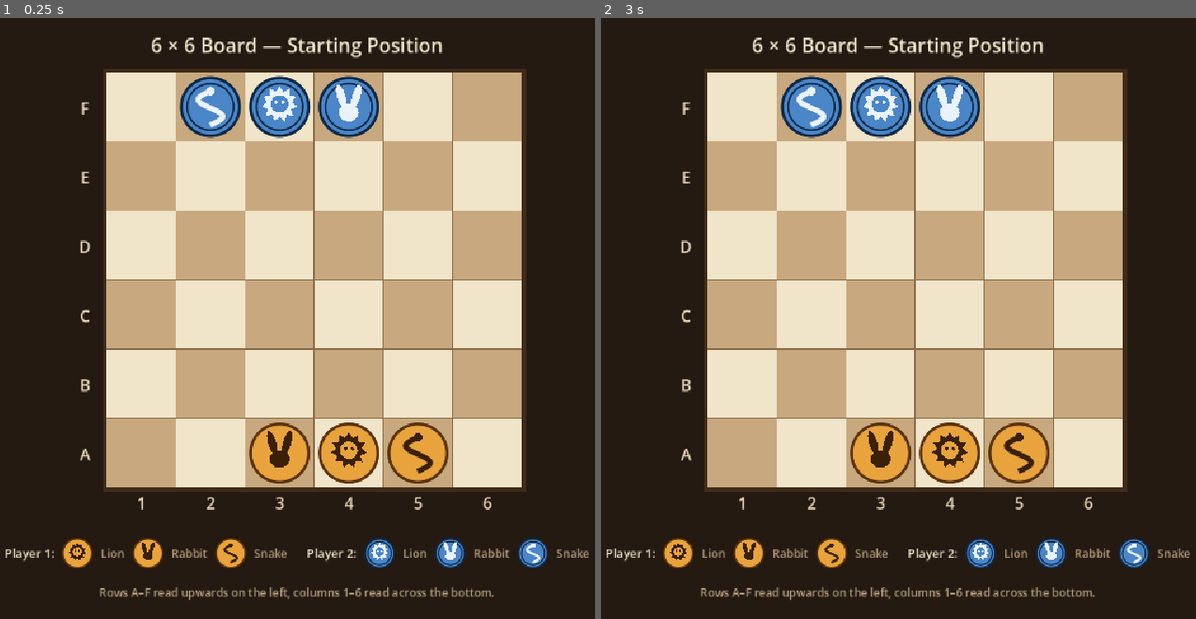
Above: before the commit, frames 1-2 (left to right).
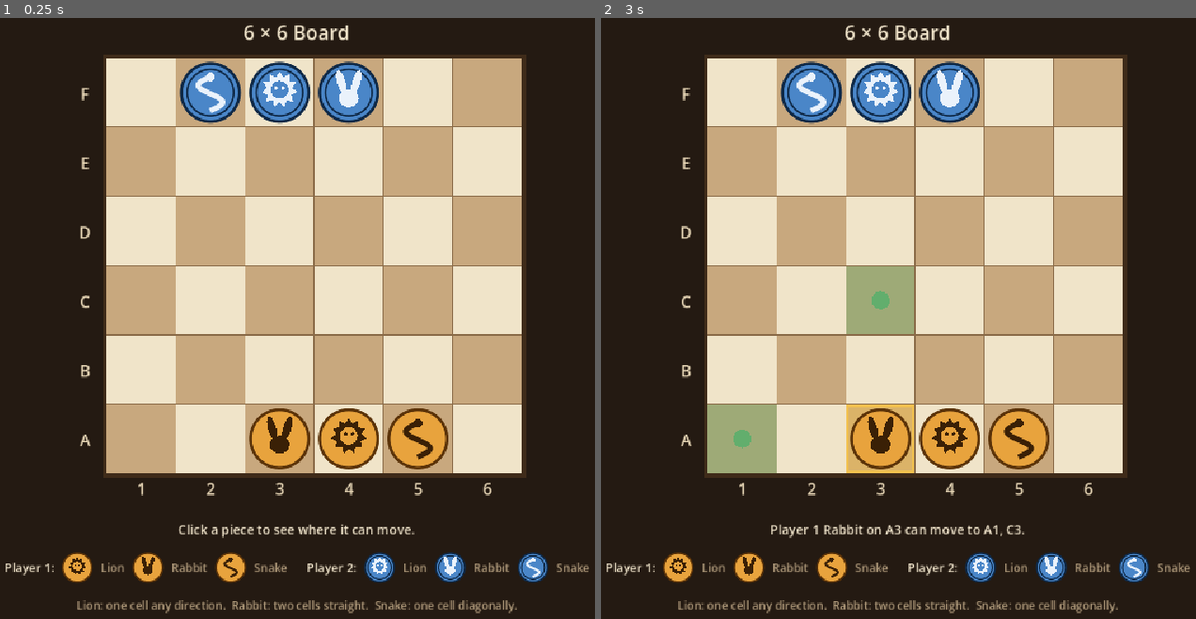
Above: after the commit, the same moments.

Repository: AdityaSrivastava27/godot-board-game
Game: Godot game, scene res://scenes/main.tscn
Two runs of this game, one before a commit and one after it. Both use one fixed random seed, a clock stepped at 60 frames per second and the inputs below.
Inputs (mouse positions are in pixels of both pictures, inside the frame that each line leads up to):
- Up to frame 1 (0.25 s): no input
- Up to frame 2 (3 s): tap A every 0.75 s from 0.5 to 2.75 s; move the mouse to (1065, 282) at 0.52 s; click (1065, 282) at 0.67 s; move the mouse to (749, 348) at 1.27 s; click (749, 348) at 1.42 s; move the mouse to (975, 180) at 2.02 s; click (975, 180) at 2.17 s; move the mouse to (862, 438) at 2.77 s; click (862, 438) at 2.92 s

The runs differ from the first frame. In frame 1, 22% of the frame differs, in the area x 0-100%, y 1-100%; in frame 2, 24%.

Commit message:
Add piece movement
Lion moves exactly one cell horizontally, vertically or diagonally.
Rabbit moves exactly two cells horizontally or vertically, never diagonally.
Snake moves exactly one cell diagonally, never straight.
No piece may leave the board.

MovementRules holds the offsets and the board-bounds check; BoardView draws
the selection and reports cell clicks; main.gd tracks occupancy and performs
the move. Click a piece to see its legal destinations, click one to move.

The specification defines movement geometry only, so nothing else is invented:
there is no turn order (any piece may be moved) and no capture or stacking, so
an occupied cell is simply not offered as a destination.

Co-Authored-By: Claude Opus 5 <noreply@anthropic.com>

Diff:
--- a/scripts/board_view.gd
+++ b/scripts/board_view.gd
@@ -4,12 +4,18 @@
 ## Rule 1 - the 6x6 grid of 36 cells, with the column numbers along the bottom
 ## and the row letters along the left side. The labels sit in the gutters
 ## outside the grid: they identify positions and are not playable cells.
+## The view also draws the current selection and reports clicks on cells;
+## which cells are legal belongs to MovementRules, not here.
+
+signal cell_clicked(coordinate: Vector2i)
 
 const CELL_LIGHT := Color("#f0e4c9")
 const CELL_DARK := Color("#c8a87e")
 const GRID_LINE := Color("#8a6b48")
 const FRAME := Color("#3f2b19")
 const LABEL_COLOR := Color("#ead9b8")
+const SELECTION_COLOR := Color("#f2c14e")
+const DESTINATION_COLOR := Color("#5fae6d")
 
 @export var cell_size: float = 96.0:
 	set(value):
@@ -24,6 +30,9 @@
 		queue_redraw()
 
 @export var label_font_size: int = 22
+
+var selected_cell := Vector2i(-1, -1)
+var destination_cells: Array[Vector2i] = []
 
 
 func _ready() -> void:
@@ -53,11 +62,33 @@
 	)
 
 
-func cell_rect_by_name(cell: String) -> Rect2:
-	var coordinate := BoardData.parse_cell(cell)
-	if coordinate.x == -1:
-		return Rect2()
-	return cell_rect(coordinate)
+## The cell under a point in this control's space, or (-1, -1) outside the grid.
+func cell_at_position(point: Vector2) -> Vector2i:
+	var local := point - board_origin()
+	var length := board_length()
+	if local.x < 0.0 or local.y < 0.0 or local.x >= length or local.y >= length:
+		return Vector2i(-1, -1)
+	return Vector2i(int(local.x / cell_size), BoardData.SIZE - 1 - int(local.y / cell_size))
+
+
+func show_selection(cell: Vector2i, destinations: Array[Vector2i]) -> void:
+	selected_cell = cell
+	destination_cells = destinations
+	queue_redraw()
+
+
+func clear_selection() -> void:
+	show_selection(Vector2i(-1, -1), [])
+
+
+func _gui_input(event: InputEvent) -> void:
+	var button := event as InputEventMouseButton
+	if button == null or not button.pressed or button.button_index != MOUSE_BUTTON_LEFT:
+		return
+	var coordinate := cell_at_position(button.position)
+	if coordinate.x != -1:
+		cell_clicked.emit(coordinate)
+		accept_event()
 
 
 func _update_minimum_size() -> void:
@@ -70,7 +101,10 @@
 
 	var frame_width := 5.0
 	draw_rect(
-		Rect2(origin - Vector2(frame_width, frame_width), Vector2(length, length) + Vector2(frame_width, frame_width) * 2.0),
+		Rect2(
+			origin - Vector2(frame_width, frame_width),
+			Vector2(length, length) + Vector2(frame_width, frame_width) * 2.0
+		),
 		FRAME
 	)
 
@@ -80,12 +114,26 @@
 			var is_light := (row_index + column_index) % 2 == 1
 			draw_rect(rect, CELL_LIGHT if is_light else CELL_DARK)
 
+	_draw_selection()
+
 	for i in range(1, BoardData.SIZE):
 		var offset := float(i) * cell_size
 		draw_line(origin + Vector2(offset, 0.0), origin + Vector2(offset, length), GRID_LINE, 1.0)
 		draw_line(origin + Vector2(0.0, offset), origin + Vector2(length, offset), GRID_LINE, 1.0)
 
 	_draw_labels()
+
+
+func _draw_selection() -> void:
+	if selected_cell.x != -1:
+		var rect := cell_rect(selected_cell)
+		draw_rect(rect, Color(SELECTION_COLOR, 0.45))
+		draw_rect(rect.grow(-2.0), SELECTION_COLOR, false, 3.0)
+
+	for cell: Vector2i in destination_cells:
+		var rect := cell_rect(cell)
+		draw_rect(rect, Color(DESTINATION_COLOR, 0.40))
+		draw_circle(rect.get_center(), cell_size * 0.13, Color(DESTINATION_COLOR, 0.95))
 
 
 func _draw_labels() -> void:
@@ -97,20 +145,28 @@
 	for row_index in BoardData.SIZE:
 		var rect := cell_rect(Vector2i(0, row_index))
 		var text: String = BoardData.ROW_LETTERS[row_index]
-		var text_size := font.get_string_size(text, HORIZONTAL_ALIGNMENT_LEFT, -1.0, label_font_size)
+		var text_size := font.get_string_size(
+			text, HORIZONTAL_ALIGNMENT_LEFT, -1.0, label_font_size
+		)
 		var baseline := Vector2(
 			gutter * 0.5 - text_size.x * 0.5 - 6.0,
 			rect.position.y + cell_size * 0.5 + text_size.y * 0.32
 		)
-		draw_string(font, baseline, text, HORIZONTAL_ALIGNMENT_LEFT, -1.0, label_font_size, LABEL_COLOR)
+		draw_string(
+			font, baseline, text, HORIZONTAL_ALIGNMENT_LEFT, -1.0, label_font_size, LABEL_COLOR
+		)
 
 	# Column numbers 1 to 6, in the bottom gutter.
 	for column_index in BoardData.SIZE:
 		var rect := cell_rect(Vector2i(column_index, 0))
 		var text := str(BoardData.COLUMN_NUMBERS[column_index])
-		var text_size := font.get_string_size(text, HORIZONTAL_ALIGNMENT_LEFT, -1.0, label_font_size)
+		var text_size := font.get_string_size(
+			text, HORIZONTAL_ALIGNMENT_LEFT, -1.0, label_font_size
+		)
 		var baseline := Vector2(
 			rect.position.x + cell_size * 0.5 - text_size.x * 0.5,
 			board_length() + gutter * 0.62
 		)
-		draw_string(font, baseline, text, HORIZONTAL_ALIGNMENT_LEFT, -1.0, label_font_size, LABEL_COLOR)
+		draw_string(
+			font, baseline, text, HORIZONTAL_ALIGNMENT_LEFT, -1.0, label_font_size, LABEL_COLOR
+		)
--- a/scripts/main.gd
+++ b/scripts/main.gd
@@ -1,14 +1,26 @@
 extends Control
 
-## Builds the board and places the six pieces on their starting cells.
-## Rules 1-3 only: this scene is the starting position, it carries no
-## movement, capture or turn logic because no such rules are defined.
+## Builds the board, places the six pieces on their starting cells and lets a
+## piece be picked up and moved according to its movement rule.
+##
+## Click a piece to select it; its legal destinations are marked on the board.
+## Click one of them to move there, or click anywhere else to deselect.
+##
+## The specification defines movement geometry only, so there is deliberately no
+## turn order, capture or win condition here: any piece may be moved at any time,
+## and an occupied cell is never offered as a destination.
 
 const BACKGROUND := Color("#241a12")
 const HEADING_COLOR := Color("#f3e7cd")
 const NOTE_COLOR := Color("#b39d7d")
+const MOVE_DURATION := 0.16
 
 var _board: BoardView
+var _status: Label
+var _selected: PieceView = null
+var _destinations: Array[Vector2i] = []
+## Cell -> PieceView for every piece on the board.
+var _occupancy := {}
 
 
 func _ready() -> void:
@@ -23,25 +35,32 @@
 	add_child(center)
 
 	var column := VBoxContainer.new()
-	column.add_theme_constant_override("separation", 18)
+	column.add_theme_constant_override("separation", 16)
 	column.alignment = BoxContainer.ALIGNMENT_CENTER
 	center.add_child(column)
 
-	column.add_child(_make_label("6 × 6 Board — Starting Position", 26, HEADING_COLOR))
+	column.add_child(_make_label("6 × 6 Board", 26, HEADING_COLOR))
 
 	_board = BoardView.new()
 	_board.cell_size = 92.0
 	_board.size_flags_horizontal = Control.SIZE_SHRINK_CENTER
+	_board.cell_clicked.connect(_on_cell_clicked)
 	column.add_child(_board)
 
 	_place_starting_pieces()
 
+	_status = _make_label("", 17, HEADING_COLOR)
+	column.add_child(_status)
 	column.add_child(_make_legend())
 	column.add_child(
 		_make_label(
-			"Rows A–F read upwards on the left, columns 1–6 read across the bottom.", 15, NOTE_COLOR
+			"Lion: one cell any direction.  Rabbit: two cells straight.  Snake: one cell diagonally.",
+			15,
+			NOTE_COLOR
 		)
 	)
+
+	_clear_selection()
 
 
 ## Rule 3 - each piece is instantiated on the cell named in the rules.
@@ -54,12 +73,84 @@
 
 		var piece := PieceView.new()
 		piece.setup(entry["player"], entry["kind"])
-		piece.mouse_filter = Control.MOUSE_FILTER_PASS
+		piece.picked.connect(_on_piece_picked)
 		_board.add_child(piece)
 
 		var rect := _board.cell_rect(coordinate)
 		piece.position = rect.position
 		piece.size = rect.size
+		piece.coordinate = coordinate
+		_occupancy[coordinate] = piece
+
+
+func _on_piece_picked(piece: PieceView) -> void:
+	# Clicking the selected piece again puts it back down.
+	if piece == _selected:
+		_clear_selection()
+		return
+	_select(piece)
+
+
+func _on_cell_clicked(coordinate: Vector2i) -> void:
+	if _selected == null:
+		return
+	if _destinations.has(coordinate):
+		_move_selected_to(coordinate)
+	else:
+		_clear_selection()
+
+
+func _select(piece: PieceView) -> void:
+	_selected = piece
+	_destinations = MovementRules.legal_destinations(piece.kind, piece.coordinate, _occupancy)
+	_board.show_selection(piece.coordinate, _destinations)
+
+	var description := "%s %s on %s" % [
+		BoardData.player_name(piece.player),
+		BoardData.kind_name(piece.kind),
+		BoardData.cell_name(piece.coordinate),
+	]
+	if _destinations.is_empty():
+		_status.text = "%s has no legal move." % description
+	else:
+		_status.text = "%s can move to %s." % [description, _cell_list(_destinations)]
+
+
+func _move_selected_to(coordinate: Vector2i) -> void:
+	var piece := _selected
+	var from := piece.coordinate
+
+	_occupancy.erase(from)
+	_occupancy[coordinate] = piece
+	piece.coordinate = coordinate
+
+	var tween := create_tween()
+	tween.set_trans(Tween.TRANS_SINE).set_ease(Tween.EASE_OUT)
+	tween.tween_property(piece, "position", _board.cell_rect(coordinate).position, MOVE_DURATION)
+
+	_selected = null
+	_destinations = []
+	_board.clear_selection()
+	_status.text = "%s %s moved %s → %s." % [
+		BoardData.player_name(piece.player),
+		BoardData.kind_name(piece.kind),
+		BoardData.cell_name(from),
+		BoardData.cell_name(coordinate),
+	]
+
+
+func _clear_selection() -> void:
+	_selected = null
+	_destinations = []
+	_board.clear_selection()
+	_status.text = "Click a piece to see where it can move."
+
+
+func _cell_list(cells: Array[Vector2i]) -> String:
+	var names := PackedStringArray()
+	for cell: Vector2i in cells:
+		names.append(BoardData.cell_name(cell))
+	return ", ".join(names)
 
 
 func _make_legend() -> Control:
@@ -76,6 +167,7 @@
 		]:
 			var swatch := PieceView.new()
 			swatch.custom_minimum_size = Vector2(46.0, 46.0)
+			swatch.mouse_filter = Control.MOUSE_FILTER_IGNORE
 			swatch.setup(player, kind)
 			group.add_child(swatch)
 			group.add_child(_make_label(BoardData.kind_name(kind), 15, NOTE_COLOR))
--- /dev/null
+++ b/scripts/movement_rules.gd
@@ -0,0 +1,78 @@
+class_name MovementRules
+extends RefCounted
+
+## Rule 4 - Piece movement. Each kind has a fixed set of offsets it may move by,
+## measured in (column, row) steps. Nothing else is defined: there is no capture,
+## no stacking and no turn order in the specification, so a destination already
+## holding a piece is simply not offered.
+
+## Lion: exactly one cell horizontally, vertically or diagonally.
+const LION_STEPS: Array[Vector2i] = [
+	Vector2i(-1, -1),
+	Vector2i(0, -1),
+	Vector2i(1, -1),
+	Vector2i(-1, 0),
+	Vector2i(1, 0),
+	Vector2i(-1, 1),
+	Vector2i(0, 1),
+	Vector2i(1, 1),
+]
+
+## Rabbit: exactly two cells horizontally or vertically, never diagonally.
+const RABBIT_STEPS: Array[Vector2i] = [
+	Vector2i(0, -2),
+	Vector2i(-2, 0),
+	Vector2i(2, 0),
+	Vector2i(0, 2),
+]
+
+## Snake: exactly one cell diagonally, never horizontally or vertically.
+const SNAKE_STEPS: Array[Vector2i] = [
+	Vector2i(-1, -1),
+	Vector2i(1, -1),
+	Vector2i(-1, 1),
+	Vector2i(1, 1),
+]
+
+
+static func steps_for(kind: int) -> Array[Vector2i]:
+	match kind:
+		BoardData.PieceKind.LION:
+			return LION_STEPS
+		BoardData.PieceKind.RABBIT:
+			return RABBIT_STEPS
+		BoardData.PieceKind.SNAKE:
+			return SNAKE_STEPS
+	return []
+
+
+static func is_on_board(coordinate: Vector2i) -> bool:
+	return (
+		coordinate.x >= 0
+		and coordinate.x < BoardData.SIZE
+		and coordinate.y >= 0
+		and coordinate.y < BoardData.SIZE
+	)
+
+
+## Every cell the piece may move to from `from`, in board order.
+## `occupied` maps Vector2i cell -> piece; its keys are excluded, because with no
+## capture or stacking rule defined a cell can only ever hold one piece.
+static func legal_destinations(kind: int, from: Vector2i, occupied: Dictionary) -> Array[Vector2i]:
+	var destinations: Array[Vector2i] = []
+	for step: Vector2i in steps_for(kind):
+		var target := from + step
+		if not is_on_board(target):
+			continue
+		if occupied.has(target):
+			continue
+		destinations.append(target)
+	destinations.sort_custom(_before)
+	return destinations
+
+
+## Board order: bottom row first, then left to right within a row.
+static func _before(a: Vector2i, b: Vector2i) -> bool:
+	if a.y != b.y:
+		return a.y < b.y
+	return a.x < b.x
--- a/scripts/piece_view.gd
+++ b/scripts/piece_view.gd
@@ -4,6 +4,8 @@
 ## Draws a single piece. Rule 2 requires the two players' pieces to be
 ## visually distinguishable, so ownership is carried by the disc colour
 ## while the animal is carried by the mark drawn on top of it.
+
+signal picked(piece: PieceView)
 
 const PLAYER_1_BODY := Color("#e8a33d")
 const PLAYER_1_EDGE := Color("#5a3208")
@@ -15,6 +17,8 @@
 
 var player: int = BoardData.Player.PLAYER_1
 var kind: int = BoardData.PieceKind.LION
+## The cell this piece stands on, as (column index, row index).
+var coordinate := Vector2i(-1, -1)
 
 
 func setup(owning_player: int, piece_kind: int) -> void:
@@ -22,6 +26,14 @@
 	kind = piece_kind
 	tooltip_text = "%s %s" % [BoardData.player_name(player), BoardData.kind_name(kind)]
 	queue_redraw()
+
+
+func _gui_input(event: InputEvent) -> void:
+	var button := event as InputEventMouseButton
+	if button == null or not button.pressed or button.button_index != MOUSE_BUTTON_LEFT:
+		return
+	picked.emit(self)
+	accept_event()
 
 
 func _draw() -> void:
Not shown, added: scripts/movement_rules.gd.uid
